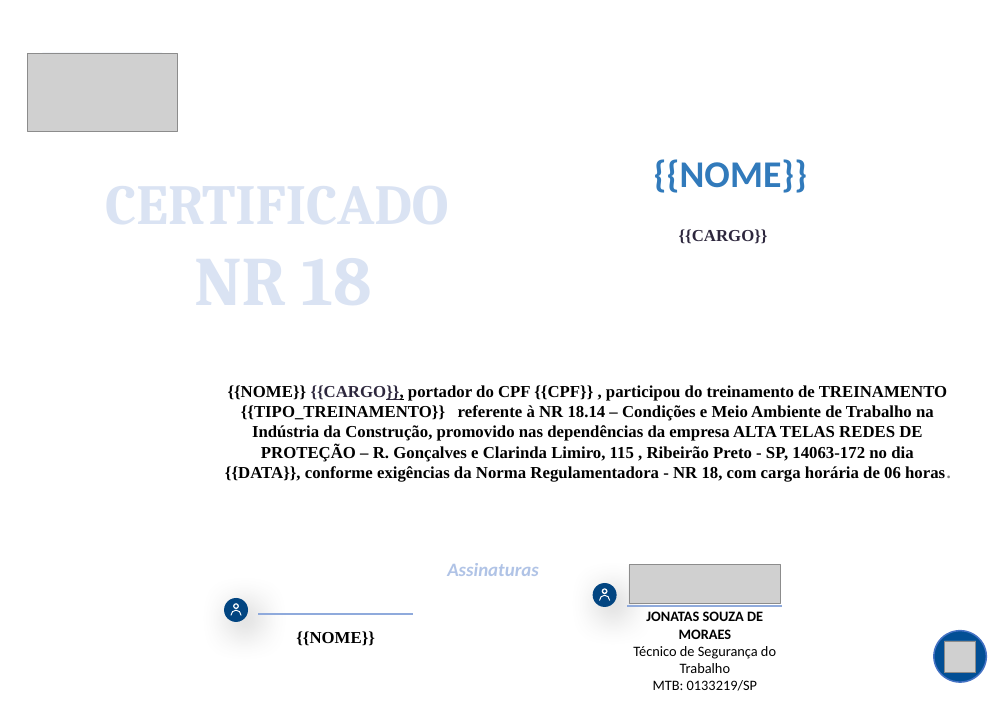
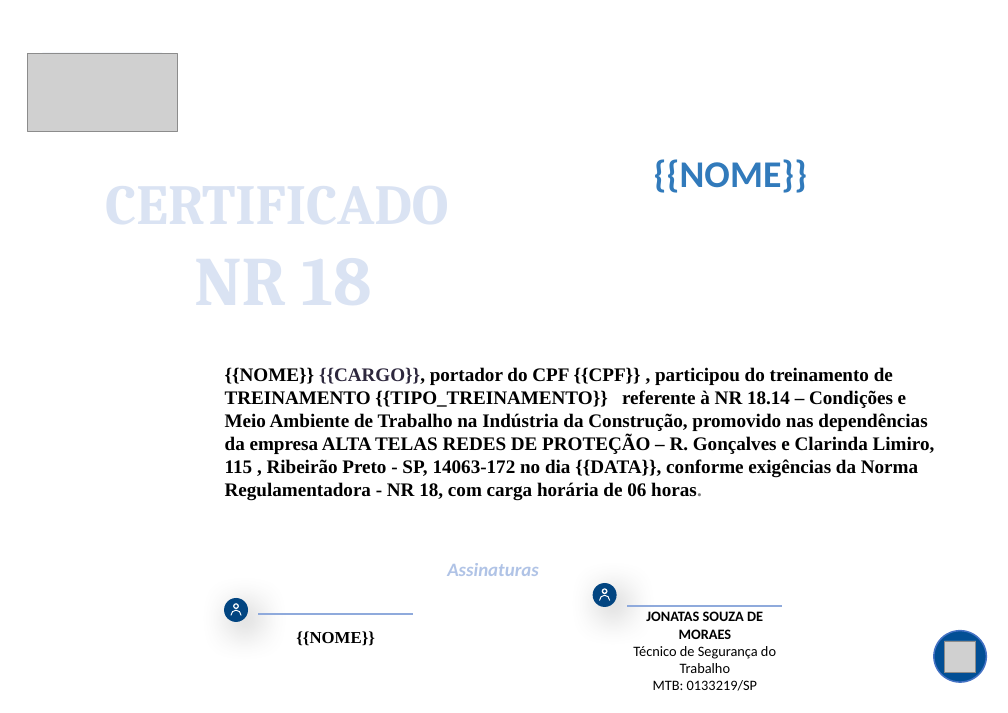
Before and after one commit to LevitaSofia/appcertificadosnrs, a slide deck: slide 1 of modelos_nr/NR18_modelo.pptx. Drawn at 1008x713 pixels with LibreOffice and Linux fonts; fonts in the diff are those of the drawing; grey boxes stand for pictures; background and template pictures are left out. Boxes give left, top, right and bottom in pixels: in the first picture for what was removed or moved away, otherwise in the second. Text is boxed around its words. In the diff, an @@ line names an element or a change of style, - is before the commit and + after.

```diff
--- a/modelos_nr/NR18_modelo.pptx
+++ b/modelos_nr/NR18_modelo.pptx
@@ text removed at [679, 229, 768, 244] @@
-{{CARGO}}
@@ text "{{NOME}} {{CARGO}}, portador do CPF ...": place and size @@
-text "{{NOME}} {{CARGO}}, portador do CPF ..." at [225, 385, 951, 482]
+text "{{NOME}} {{CARGO}}, portador do CPF ..." at [225, 367, 935, 500]
@@ text "{{NOME}} {{CARGO}}, portador do CPF ..." at [225, 367, 935, 500]: size 14 to 16 pt; underline off in "{{CARGO}},"; alignment centre to left @@
@@ picture removed at [629, 565, 781, 604] @@
```
Also in this commit, not shown: 30 other files.
